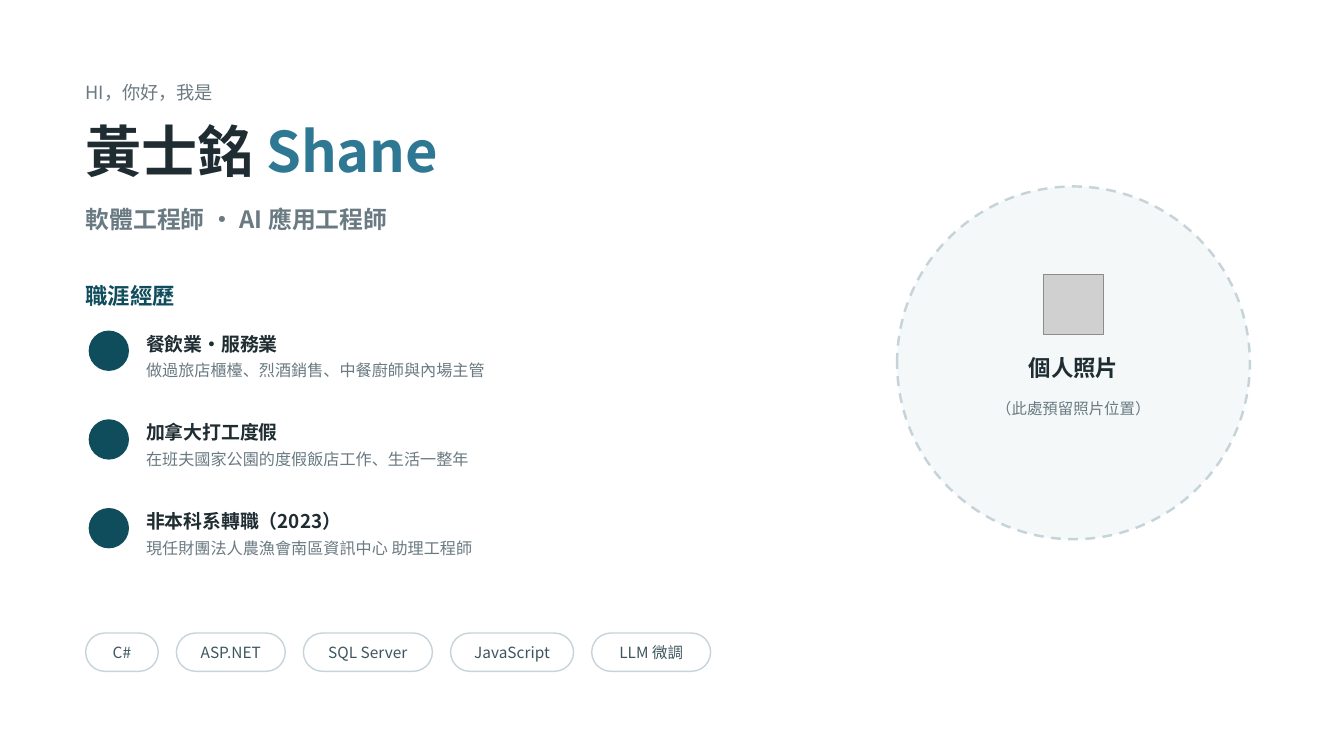
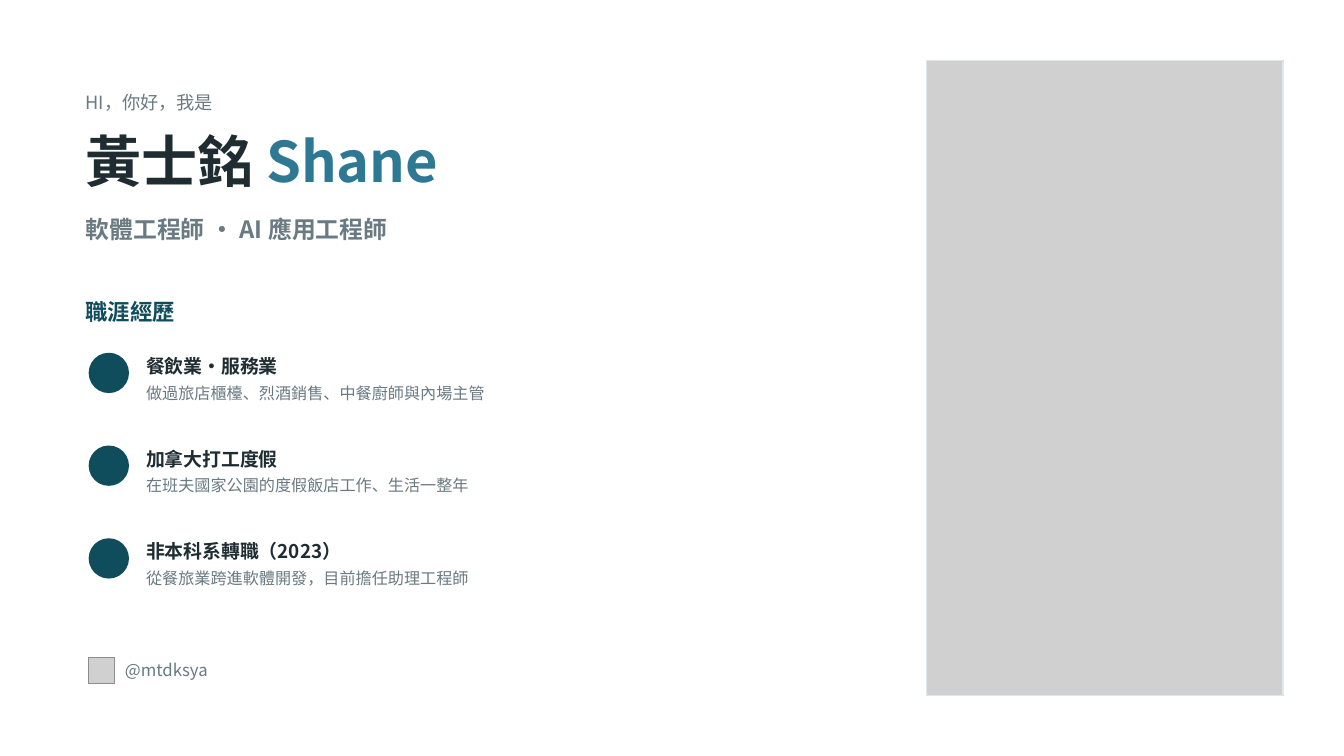
Before and after one commit to Shane360129/ShaneInfo, a slide deck: slide 1 of assets/docs/shane-self-intro.pptx. Drawn at 1344x756 pixels with LibreOffice and Linux fonts; fonts in the diff are those of the drawing; grey boxes stand for pictures; background and template pictures are left out. Boxes give left, top, right and bottom in pixels: in the first picture for what was removed or moved away, otherwise in the second. Text is boxed around its words. In the diff, an @@ line names an element or a change of style, - is before the commit and + after.

```diff
--- a/assets/docs/shane-self-intro.pptx
+++ b/assets/docs/shane-self-intro.pptx
@@ picture added at bbox=[927, 60, 1284, 696] @@
@@ rectangle added at bbox=[927, 60, 1284, 696], outline #DFE7EA 1 pt @@
@@ 3 texts: place and size @@
-3 texts at bbox=[86, 84, 438, 230]
+3 texts at bbox=[86, 94, 438, 240]
@@ ellipse removed at bbox=[897, 187, 1250, 539] @@
@@ text "職涯經歷": place and size @@
-text "職涯經歷" at bbox=[86, 281, 175, 309]
+text "職涯經歷" at bbox=[86, 297, 175, 325]
@@ picture removed at bbox=[1044, 274, 1104, 335] @@
@@ ellipse: place and size @@
-ellipse at bbox=[89, 331, 129, 371]
+ellipse at bbox=[89, 353, 129, 393]
@@ text "餐飲業・服務業": place and size @@
-text "餐飲業・服務業" at bbox=[146, 335, 278, 353]
+text "餐飲業・服務業" at bbox=[146, 357, 278, 375]
@@ text removed at bbox=[1029, 357, 1118, 378] @@
-個人照片
@@ text "做過旅店櫃檯、烈酒銷售、中餐廚師與內場主管": place and size @@
-text "做過旅店櫃檯、烈酒銷售、中餐廚師與內場主管" at bbox=[146, 362, 485, 378]
+text "做過旅店櫃檯、烈酒銷售、中餐廚師與內場主管" at bbox=[146, 385, 485, 401]
@@ text removed at bbox=[996, 401, 1150, 416] @@
-（此處預留照片位置）
@@ ellipse: place and size @@
-ellipse at bbox=[89, 419, 129, 460]
+ellipse at bbox=[89, 446, 129, 486]
@@ text "加拿大打工度假": place and size @@
-text "加拿大打工度假" at bbox=[146, 422, 278, 441]
+text "加拿大打工度假" at bbox=[146, 449, 278, 468]
@@ text "在班夫國家公園的度假飯店工作、生活一整年": place and size @@
-text "在班夫國家公園的度假飯店工作、生活一整年" at bbox=[146, 451, 468, 467]
+text "在班夫國家公園的度假飯店工作、生活一整年" at bbox=[146, 477, 468, 493]
@@ ellipse: place and size @@
-ellipse at bbox=[89, 508, 129, 548]
+ellipse at bbox=[89, 538, 129, 579]
@@ text "非本科系轉職（2023）": place and size @@
-text "非本科系轉職（2023）" at bbox=[146, 512, 341, 530]
+text "非本科系轉職（2023）" at bbox=[146, 542, 341, 560]
@@ text at bbox=[146, 570, 468, 586]: text changed @@
-現任財團法人農漁會南區資訊中心 助理工程師
+從餐旅業跨進軟體開發，目前擔任助理工程師
@@ rounded rectangle removed at bbox=[86, 633, 158, 671] @@
-C#
@@ picture added at bbox=[89, 657, 115, 684] @@
@@ rounded rectangle removed at bbox=[176, 633, 285, 671] @@
-ASP.NET
@@ rounded rectangle removed at bbox=[303, 633, 433, 671] @@
-SQL Server
@@ rounded rectangle removed at bbox=[451, 633, 574, 671] @@
-JavaScript
@@ rounded rectangle removed at bbox=[592, 633, 711, 671] @@
-LLM 微調
@@ text added at bbox=[125, 662, 208, 680], 12 pt, text #6A7A82 @@
+@mtdksya
```
Also in this commit, not shown: 1 other slide changed.
